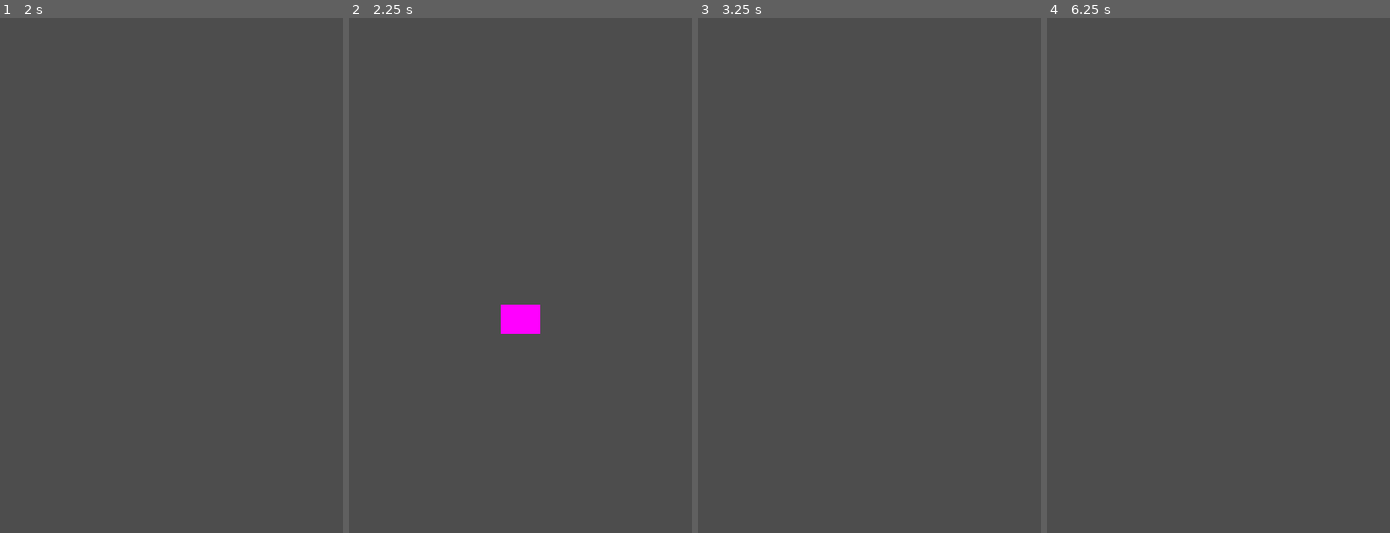
Above: before the commit, frames 1-4 (left to right).
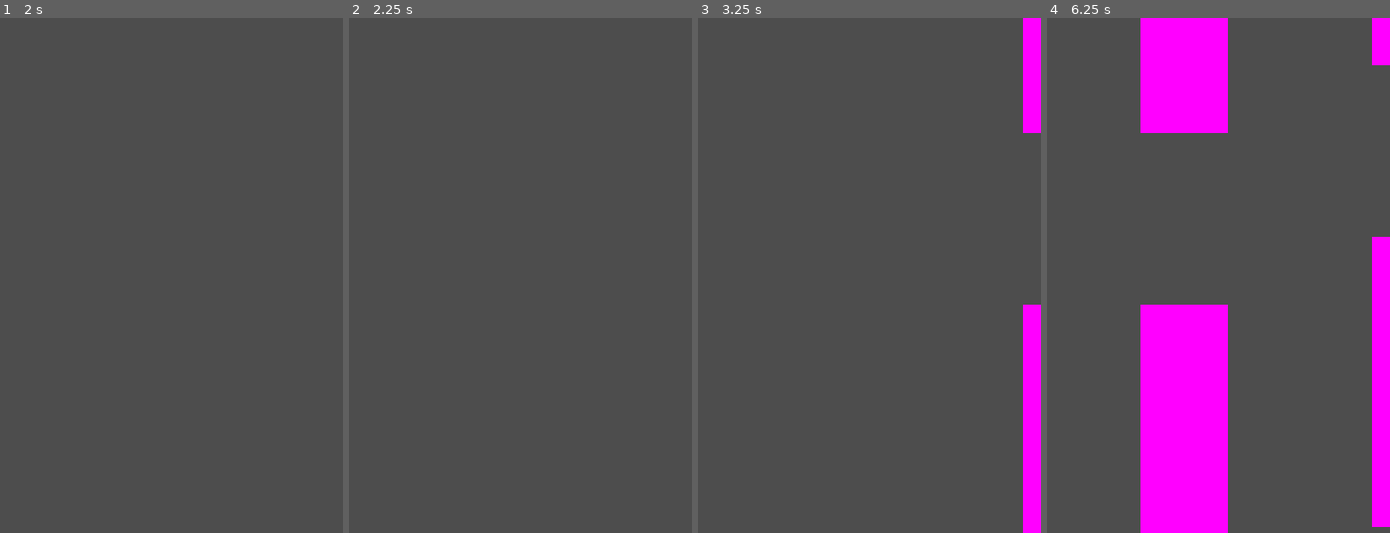
Above: after the commit, the same moments.

Repository: davidward462/flappy-bird
Game: Godot game, scene res://scenes/game.tscn
Two runs of this game, one before a commit and one after it. Both use one fixed random seed, a clock stepped at 60 frames per second and the inputs below.
Inputs:
- Up to frame 1 (2 s): tap Space (jump) at 0.77, 1.52 s; tap Enter at 1.25 s
- Up to frame 2 (2.25 s): tap R (restart) at 2 s
- Up to frame 3 (3.25 s): tap Space (jump) at 3.02 s
- Up to frame 4 (6.25 s): tap Space (jump) at 3.77, 4.52, 6.02 s; tap R (restart) at 4.15 s

Frame 1 is identical in both runs. In frame 2, 0.7% of the frame differs, in the area x 44-56%, y 55-62%; in frame 3, 3.5%; in frame 4, 20%, in the area x 27-100%, y 0-100%.

Commit message:
refactor

Diff:
--- a/scripts/game.gd
+++ b/scripts/game.gd
@@ -24,7 +24,6 @@
 func create_wall(x_pos, y_pos)  -> void:
 	var y_spawn = calc_y_spawn_pos(y_pos)
 
-
 	# create instance
 	var instance = wall_set_scene.instantiate()
 
@@ -41,21 +40,27 @@
 	# add to group of walls on screen
 	instance.add_to_group("existing_walls")
 
+func restart_game() -> void:
+	print("restart")
+	get_tree().reload_current_scene()
+
+func stop_game() -> void:
+	timer.stop()
+	get_tree().call_group("existing_walls", "stop_movement")
+	game_running = false
+
 # Called every frame. 'delta' is the elapsed time since the previous frame.
 func _process(delta: float) -> void:
 
 	# input for game restart
-	if Input.is_action_just_pressed("restart"):
-		print("restart")
-		get_tree().reload_current_scene()
+	if Input.is_action_just_pressed("restart") and not player_node.alive:
+		restart_game()
 
 	# stop the timer if the player is dead.
 	# Maybe this should be done with a signal.
 	if game_running:
 		if not player_node.alive:
-			timer.stop()
-			get_tree().call_group("existing_walls", "stop_movement")
-			game_running = false
+			stop_game()
 
-func _on_timer_timeout():
+func _on_timer_timeout() -> void:
 	create_wall(wall_spawn_x_pos, 0)
--- a/scripts/player.gd
+++ b/scripts/player.gd
@@ -4,10 +4,10 @@
 const GRAVITY = Vector2(0, 2000)
 var alive = true
 
-func _ready():
+func _ready() -> void:
 	pass
 
-func fall():
+func fall() -> void:
 	if alive:
 		alive = false
 		velocity.y = 0
--- a/scripts/wall_set.gd
+++ b/scripts/wall_set.gd
@@ -7,21 +7,24 @@
 func _ready() -> void:
 	pass # Replace with function body.
 
+func free_if_out_of_bounds(bound: int) -> void:
+	if position.x < bound:
+		print("freed")
+		self.remove_from_group("existing_walls")
+		queue_free()
+
 # Called every frame. 'delta' is the elapsed time since the previous frame.
 func _process(delta: float) -> void:
 	# move
 	position.x += speed * delta * DIRECTION
 
 	# free
-	if position.x < -100:
-		print("freed")
-		self.remove_from_group("existing_walls")
-		queue_free()
+	free_if_out_of_bounds(-100)
 
-func stop_movement():
+func stop_movement() -> void:
 	speed = 0
 
-func collision(body: Node2D):
+func collision(body: Node2D) -> void:
 	body.fall()
 
 func _on_upper_wall_body_entered(body: Node2D) -> void:
